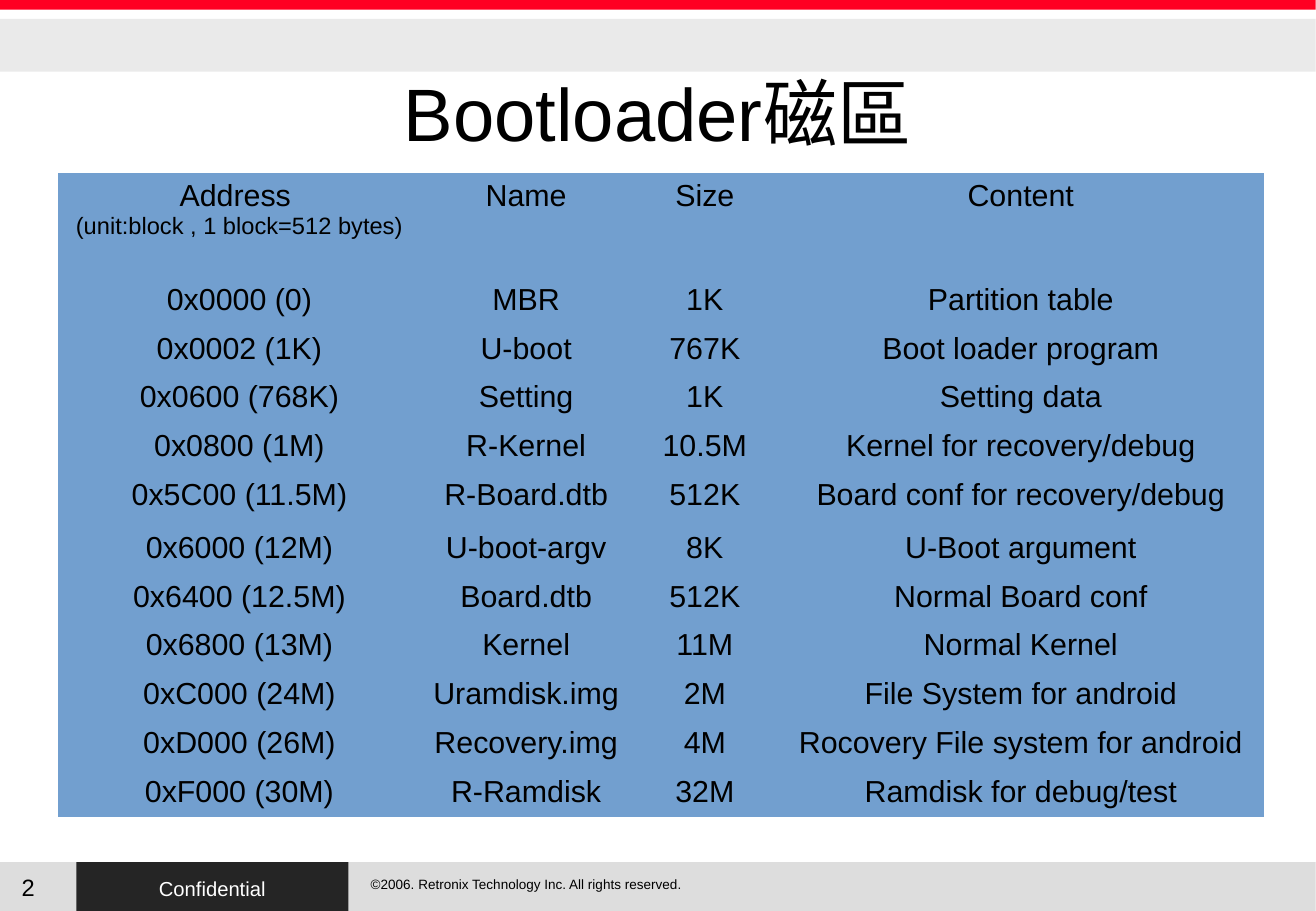
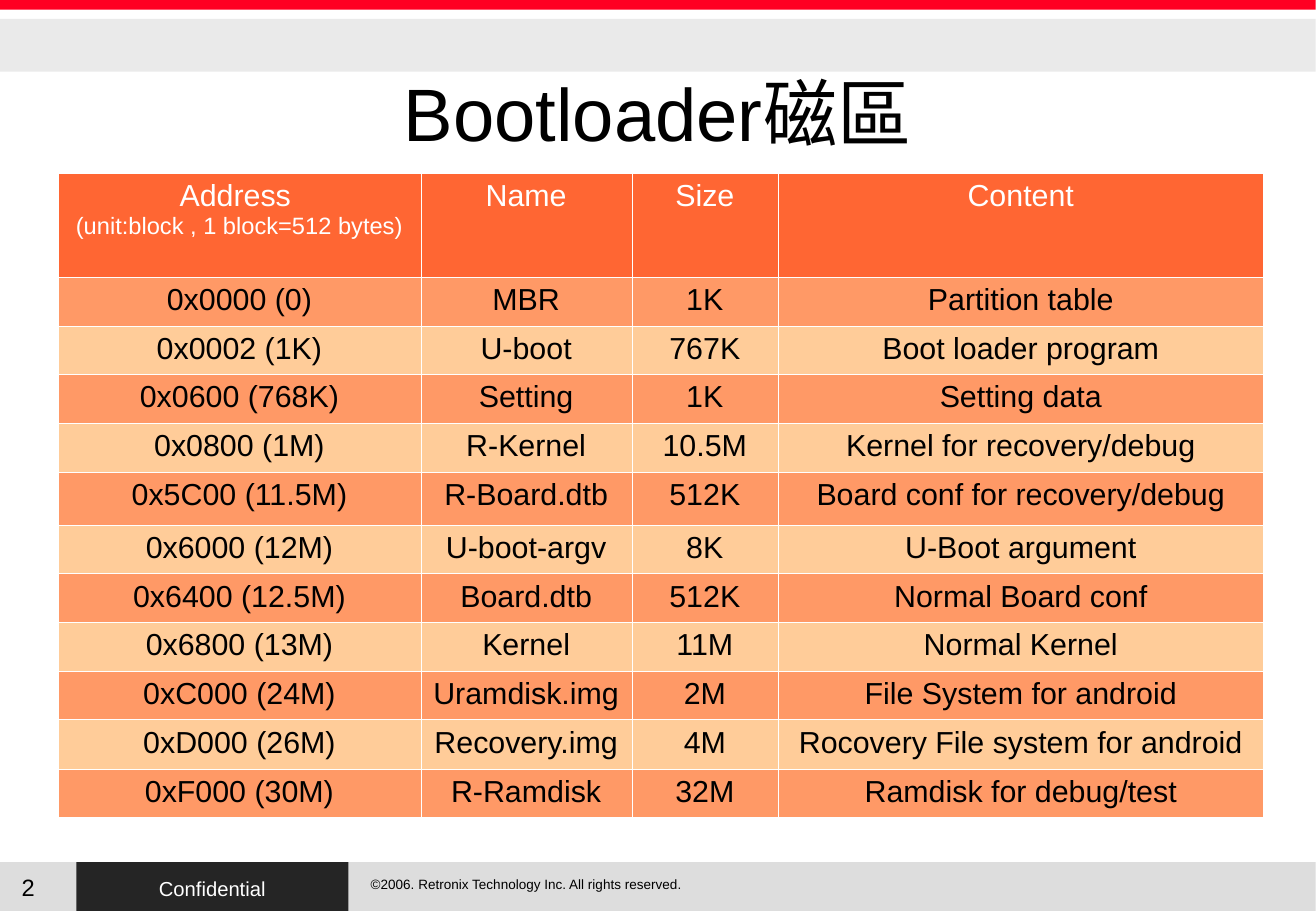
Before and after one commit to RetronixTechInc/u-boot-rtx, a slide deck: slide 2 of RTX/uboot.odp. Drawn at 1316x911 pixels with LibreOffice and Linux fonts; fonts in the diff are those of the drawing; background and template pictures are left out. Boxes give left, top, right and bottom in pixels: in the first picture for what was removed or moved away, otherwise in the second. Text is boxed around its words. In the diff, an @@ line names an element or a change of style, - is before the commit and + after.

```diff
--- a/RTX/uboot.odp
+++ b/RTX/uboot.odp
@@ table at bbox=[58, 173, 1264, 818] @@
@@ fill #729FCF to #FF6633 in row 1 @@
@@ fill #729FCF to #FF9966 in 24 cells @@
@@ fill #729FCF to #FFCC99 in 20 cells @@
@@ text colour #000000 to #FFFFFF in "Address", "(unit:block , 1 block=512 bytes)", "Name", "Size" and 1 more places @@
@@ borders changed @@
```
Also in this commit, not shown: 3 other slides changed, 1 slide added.
